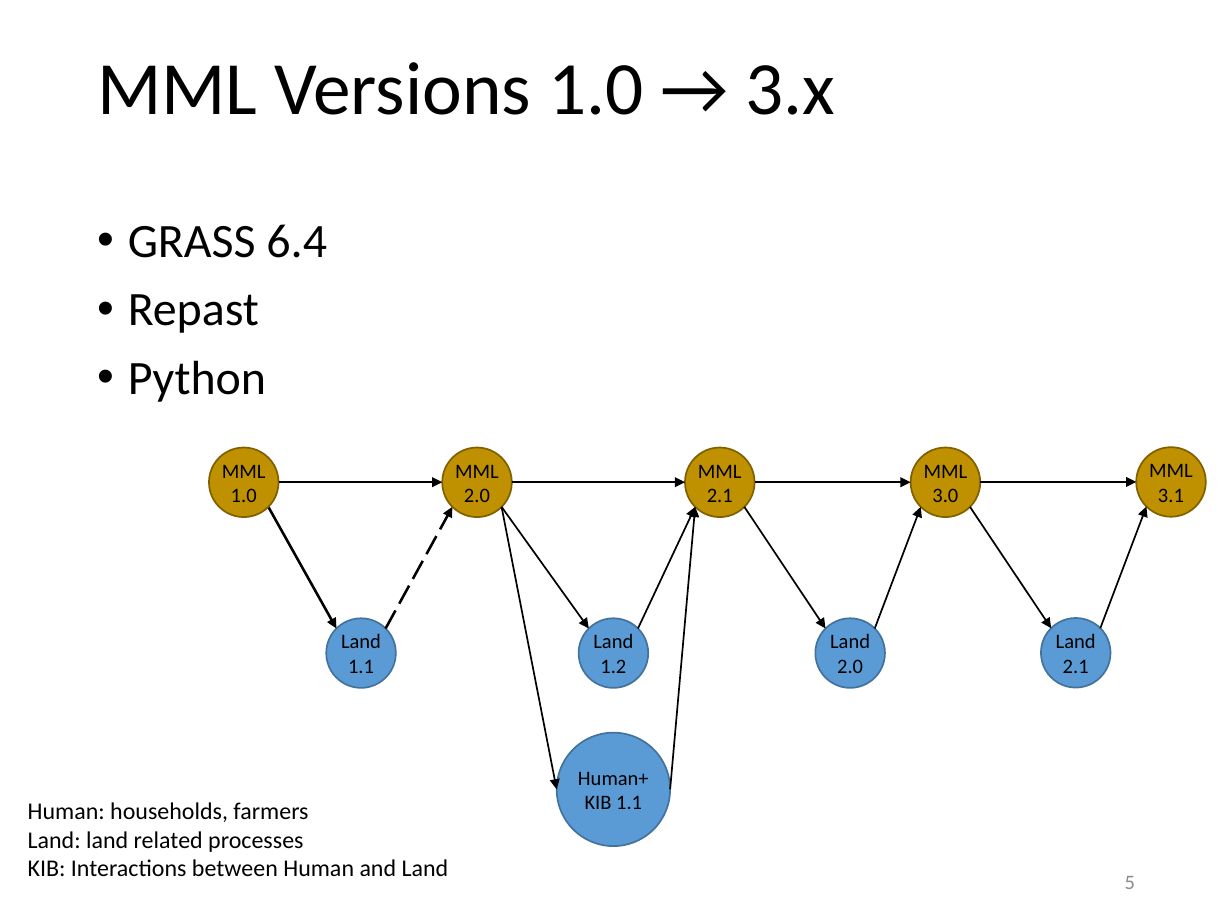
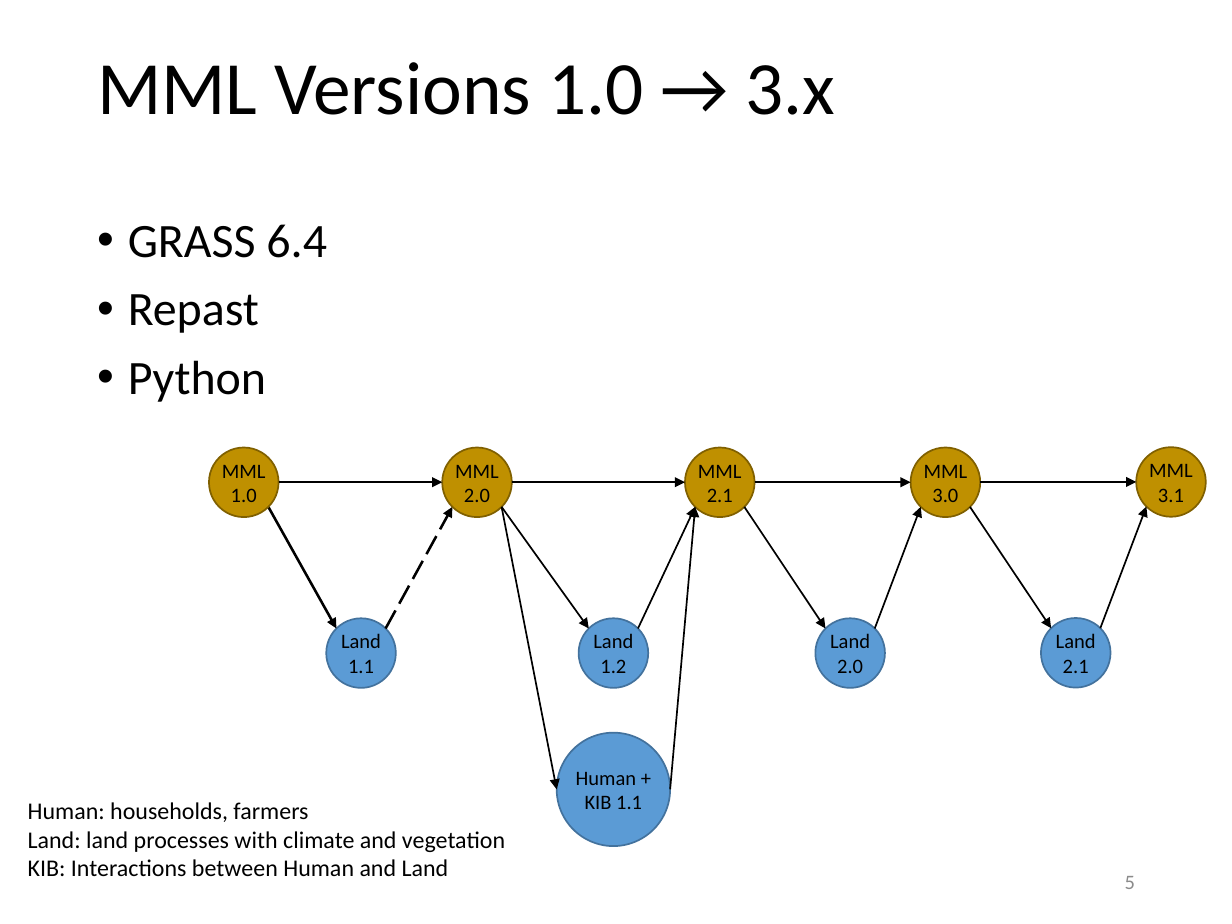
Before and after one commit to waboyd/MMLVersionChart, a slide deck: slide 5 of MDH.pptx. Drawn at 1232x924 pixels with LibreOffice and Linux fonts; fonts in the diff are those of the drawing. Boxes give left, top, right and bottom in pixels: in the first picture for what was removed or moved away, otherwise in the second. Text is boxed around its words. In the diff, an @@ line names an element or a change of style, - is before the commit and + after.

Commit message:
Updated version numbers on Human and KIB parts

```diff
--- a/MDH.pptx
+++ b/MDH.pptx
@@ text in ellipse at (576, 772, 642, 809): spaces changed @@
-Human+KIB 1.1
+Human + KIB 1.1
@@ text at (28, 831, 505, 852): text changed @@
-Land: land related processes
+Land: land processes with climate and vegetation
```
Also in this commit, not shown: 1 other slide changed.
